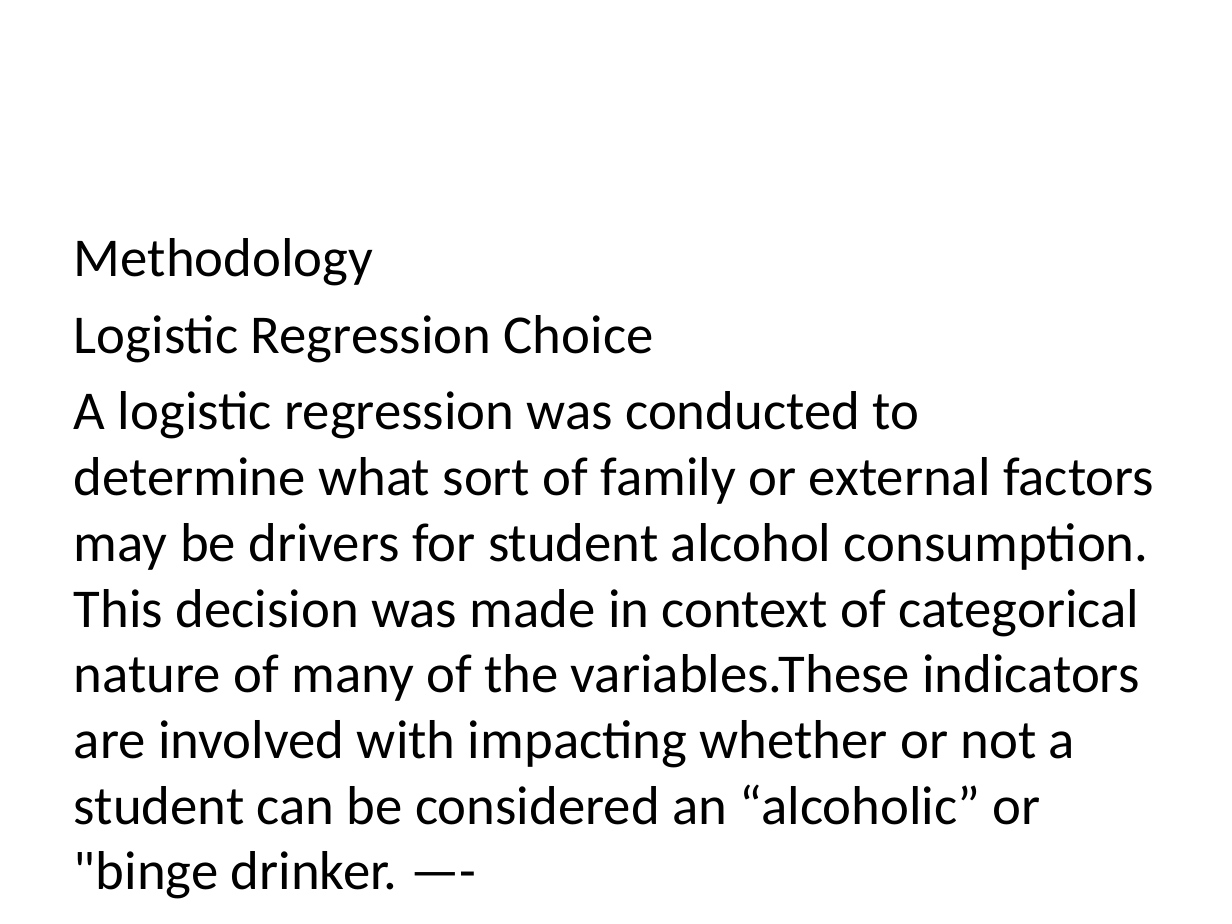
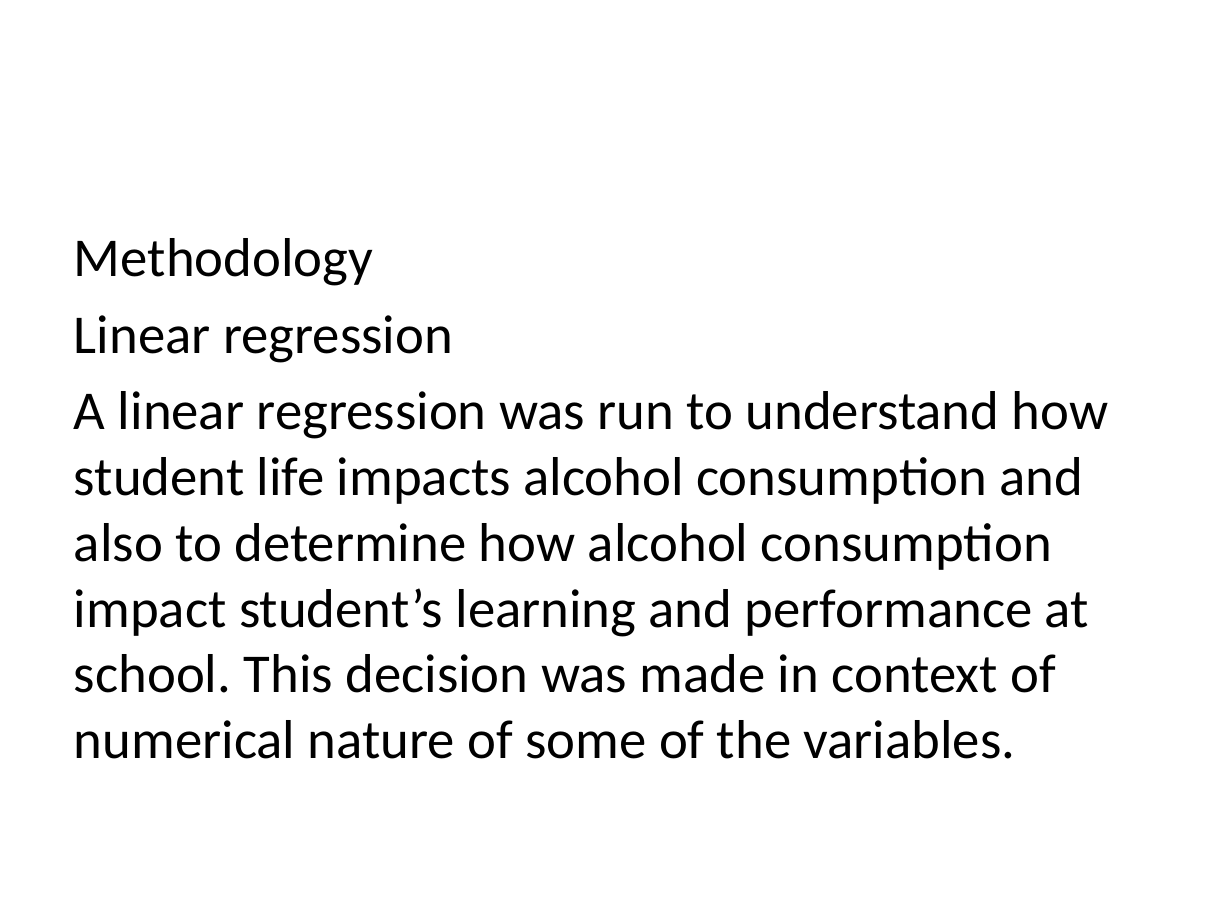
Before and after one commit to STA198F2021/save-the-best-for-last, a slide deck: slide 16 of Powerpoint-presentation.pptx (slide 10 before the commit). Drawn at 1232x924 pixels with LibreOffice and Linux fonts; fonts in the diff are those of the drawing. Boxes give left, top, right and bottom in pixels: in the first picture for what was removed or moved away, otherwise in the second. Text is boxed around its words. In the diff, an @@ line names an element or a change of style, - is before the commit and + after.

```diff
--- a/Powerpoint-presentation.pptx
+++ b/Powerpoint-presentation.pptx
@@ text at box(74, 315, 1109, 759): text changed @@
-Logistic Regression Choice
-A logistic regression was conducted to determine what sort of family or external factors may be drivers for student alcohol consumption. This decision was made in context of categorical nature of many of the variables.These indicators are involved with impacting whether or not a student can be considered an “alcoholic” or "binge drinker. —-
+Linear regression
+A linear regression was run to understand how student life impacts alcohol consumption and also to determine how alcohol consumption impact student’s learning and performance at school. This decision was made in context of numerical nature of some of the variables.
```
Also in this commit, not shown: 5 other slides changed, 22 slides added, 4 slides removed, 2 other files.
